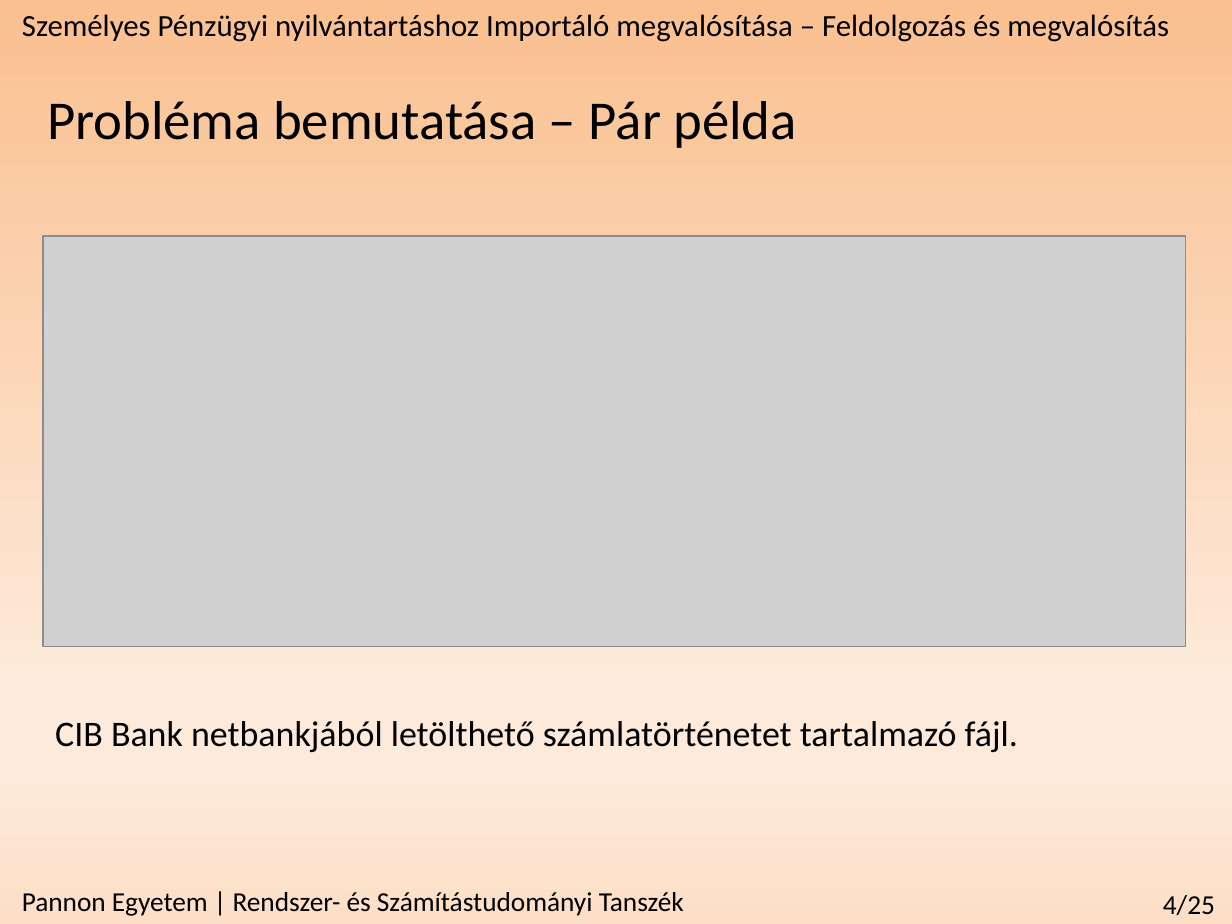
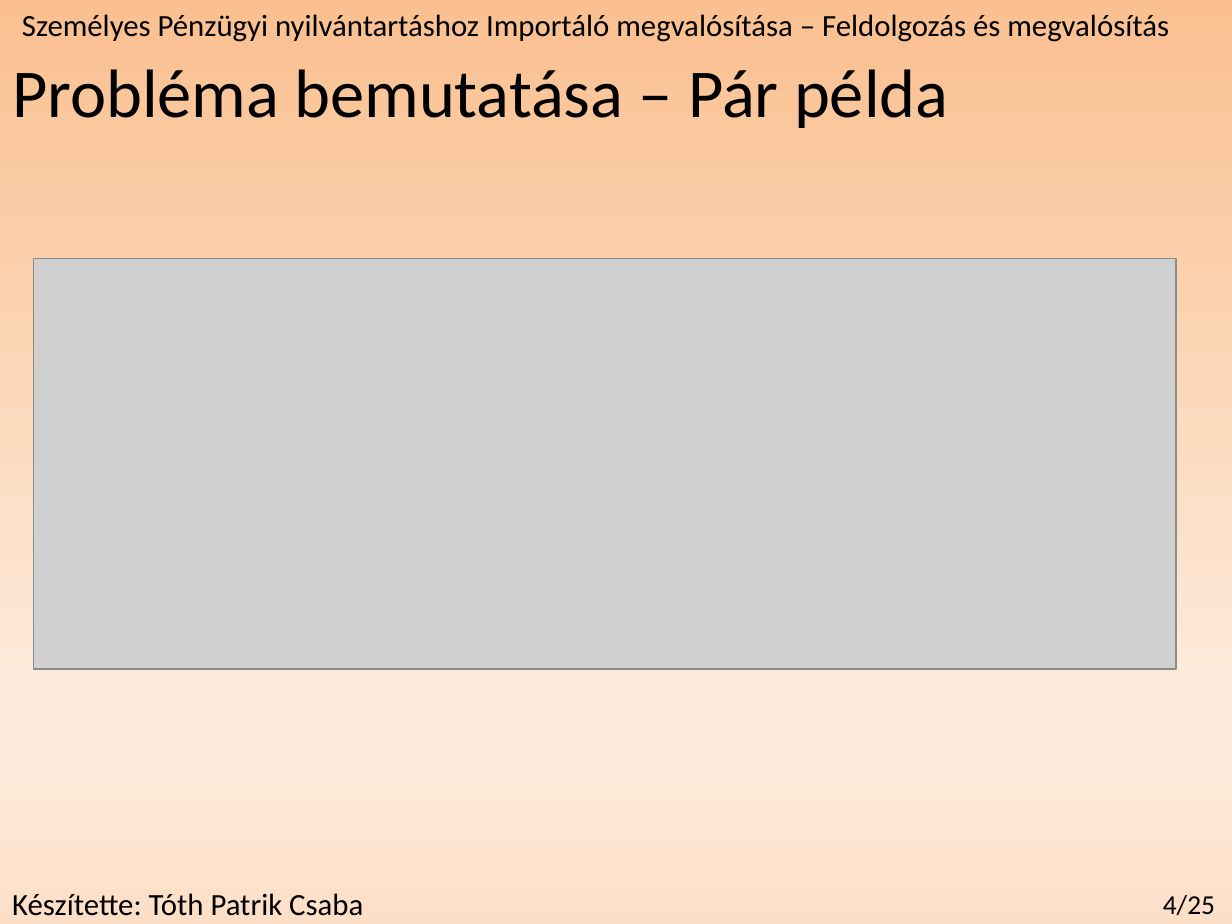
Before and after one commit to redizaar/MoneyManager, a slide deck: slide 4 of féléveselőadás_szakdoga.pptx. Drawn at 1232x924 pixels with LibreOffice and Linux fonts; fonts in the diff are those of the drawing; grey boxes stand for pictures; background and template pictures are left out. Boxes give left, top, right and bottom in pixels: in the first picture for what was removed or moved away, otherwise in the second. Text is boxed around its words. In the diff, an @@ line names an element or a change of style, - is before the commit and + after.

```diff
--- a/féléveselőadás_szakdoga.pptx
+++ b/féléveselőadás_szakdoga.pptx
@@ text "Probléma bemutatása – Pár példa": place and size @@
-text "Probléma bemutatása – Pár példa" at <box>47,101,796,148</box>
+text "Probléma bemutatása – Pár példa" at <box>12,69,948,128</box>
@@ text "Probléma bemutatása – Pár példa" at <box>12,69,948,128</box>: size 32 to 40 pt @@
@@ picture: place and size @@
-picture at <box>43,237,1185,647</box>
+picture at <box>34,259,1177,669</box>
@@ text removed at <box>55,721,1018,752</box> @@
-CIB Bank netbankjából letölthető számlatörténetet tartalmazó fájl.
@@ text at <box>12,893,363,916</box>: text changed; size 16 to 18 pt @@
-Pannon Egyetem | Rendszer- és Számítástudományi Tanszék
+Készítette: Tóth Patrik Csaba
```
Also in this commit, not shown: 13 other slides changed, 1 slide added, 3 slides removed.
